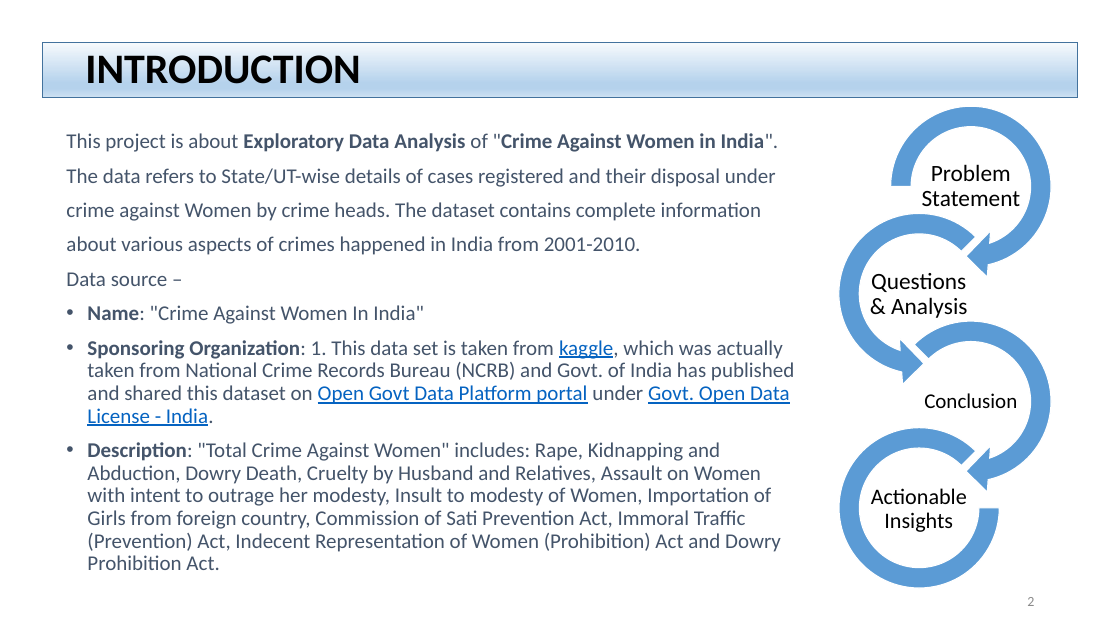
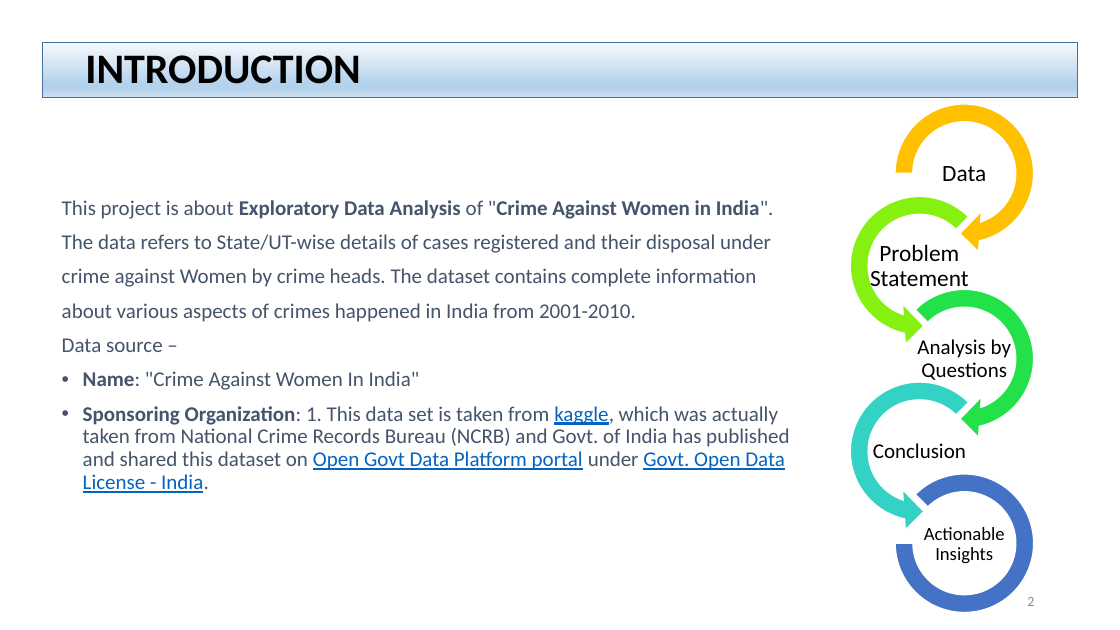
Before and after one commit to Nayna89/Data-Science, a slide deck: slide 2 of EDA_CrimeAgainstWomen/CrimeAgainstWomenEDA.pptx. Drawn at 1120x630 pixels with LibreOffice and Linux fonts; fonts in the diff are those of the drawing. Boxes give left, top, right and bottom in pixels: in the first picture for what was removed or moved away, otherwise in the second. Text is boxed around its words. In the diff, an @@ line names an element or a change of style, - is before the commit and + after.

Commit message:
EDA Presentation

```diff
--- a/EDA_CrimeAgainstWomen/CrimeAgainstWomenEDA.pptx
+++ b/EDA_CrimeAgainstWomen/CrimeAgainstWomenEDA.pptx
@@ circular arrow: place and size @@
-circular arrow at [878,93,1065,280]
+circular arrow at [884,92,1045,254]
@@ circular arrow at [884,92,1045,254]: fill #5B9BD5 to #FFC000 @@
@@ text added at [942,166,986,181], 20 pt, text #000000 @@
+Data
@@ text "This project is about Exploratory ...": place and size @@
-text "This project is about Exploratory ..." at [66,133,794,570]
+text "This project is about Exploratory ..." at [62,200,789,493]
@@ left circular arrow: place and size @@
-left circular arrow at [826,201,1012,387]
+left circular arrow at [839,186,1001,347]
@@ left circular arrow at [839,186,1001,347]: fill #5B9BD5 to #86F011 @@
@@ text "Problem Statement" rewrapped from [922,164,1021,206] to [870,244,969,292] @@
@@ text removed at [871,273,967,318] @@
-Questions& Analysis
@@ circular arrow: place and size @@
-circular arrow at [878,308,1065,495]
+circular arrow at [884,278,1045,439]
@@ circular arrow at [884,278,1045,439]: fill #5B9BD5 to #23E148 @@
@@ text added at [917,339,1011,380], 18 pt, text #000000 @@
+Analysis by Questions
@@ left circular arrow added at [839,371,1001,532], fill #33D2C5, outline #FFFFFF 1 pt @@
@@ text at [87,442,781,570]: paragraph removed @@
-• Description: "Total Crime Against Women" includes: Rape, Kidnapping and Abduction, Dowry Death, Cruelty by Husband and Relatives, Assault on Women with intent to outrage her modesty, Insult to modesty of Women, Importation of Girls from foreign country, Commission of Sati Prevention Act, Immoral Traffic (Prevention) Act, Indecent Representation of Women (Prohibition) Act and Dowry Prohibition Act.
@@ text "Conclusion": place and size @@
-text "Conclusion" at [924,393,1017,408]
+text "Conclusion" at [873,443,966,458]
@@ arch (boxed as its full ring): place and size @@
-arch (boxed as its full ring) at [839,428,1000,588]
+arch (boxed as its full ring) at [896,474,1034,613]
@@ arch (boxed as its full ring) at [896,474,1034,613]: fill #5B9BD5 to #4472C4; proportions changed @@
@@ text "Actionable Insights": place and size @@
-text "Actionable Insights" at [871,488,967,532]
+text "Actionable Insights" at [924,527,1005,564]
@@ text "Actionable Insights" at [924,527,1005,564]: size 19 to 16 pt; less space between paragraphs @@
```
Also in this commit, not shown: 6 other slides changed, 1 slide added.
